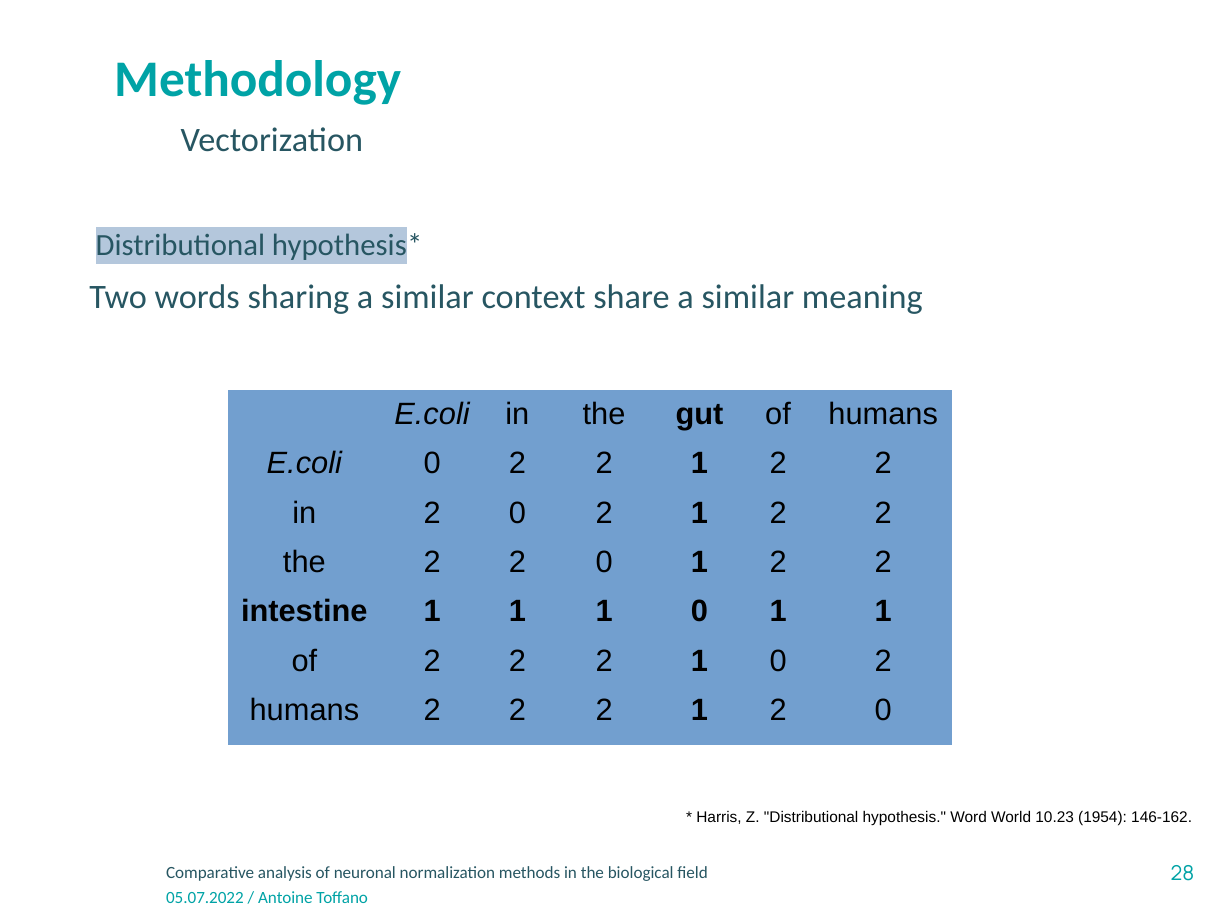
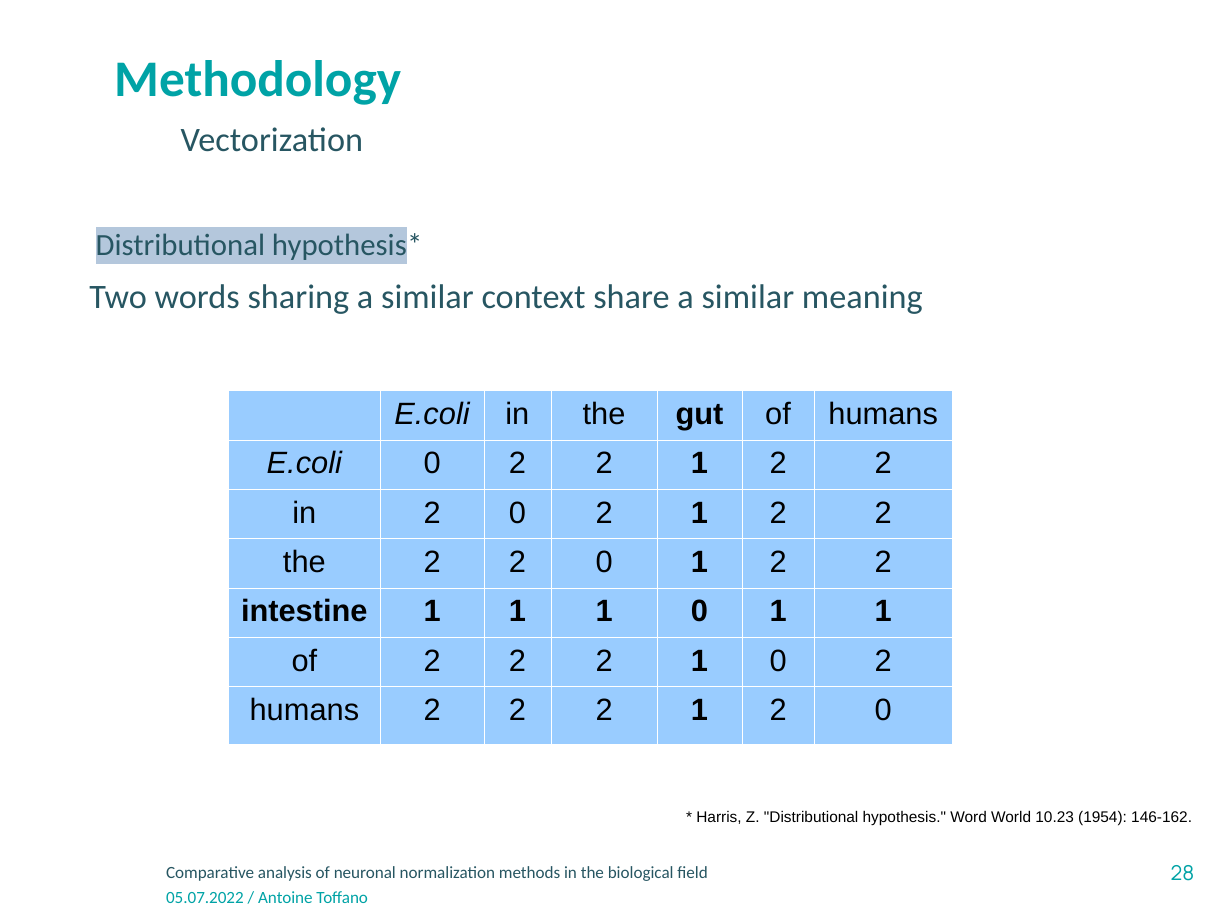
Before and after one commit to atoffano/entity-norm, a slide deck: slide 28 of Presentation-INRAE-format classique_v3.odp. Drawn at 1232x924 pixels with LibreOffice and Linux fonts; fonts in the diff are those of the drawing; background and template pictures are left out. Boxes give left, top, right and bottom in pixels: in the first picture for what was removed or moved away, otherwise in the second. Text is boxed around its words. In the diff, an @@ line names an element or a change of style, - is before the commit and + after.

```diff
--- a/Presentation-INRAE-format classique_v3.odp
+++ b/Presentation-INRAE-format classique_v3.odp
@@ table at box(228, 391, 951, 731) @@
@@ fill #729FCF to #99CCFF in 49 cells @@
@@ borders changed @@
```
Also in this commit, not shown: 12 other slides changed, 1 slide added, 1 slide removed, 3 other files.
